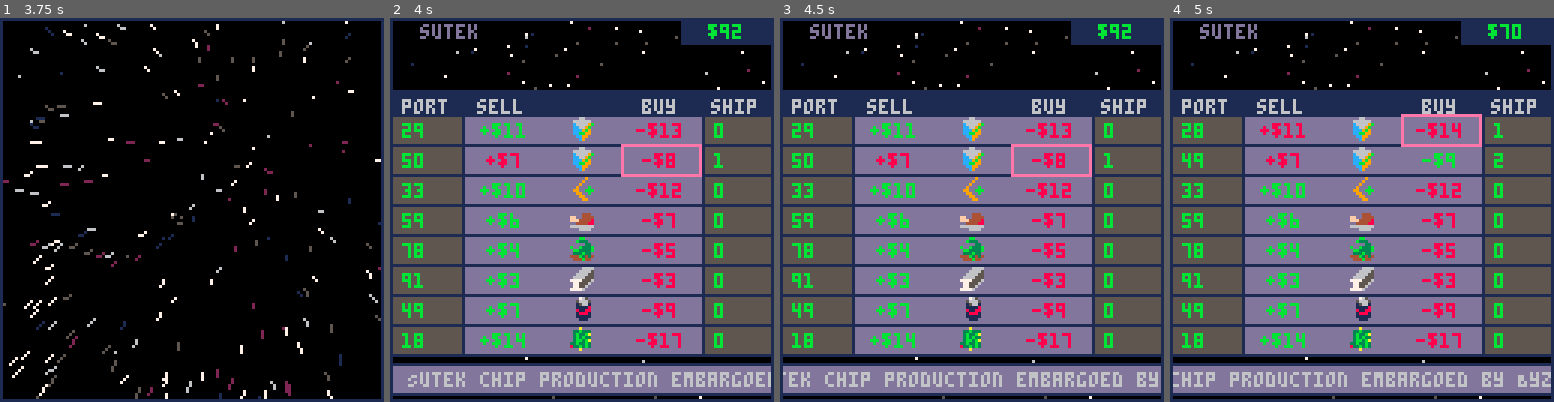
Above: before the commit, frames 1-4 (left to right).
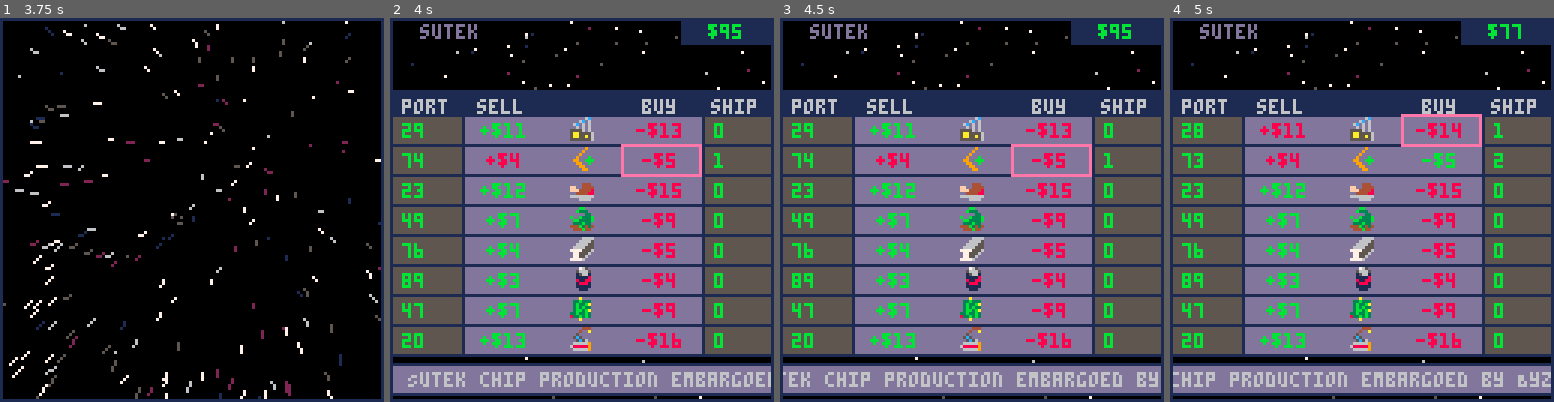
Above: after the commit, the same moments.

Repository: Sewerbird/Picotrader
Game: PICO-8 cartridge picotrade.p8
Same seed, same stepped clock (60 frames per second), same inputs: the game is played once before the commit and once after it.
Inputs:
- Up to frame 1 (3.75 s): tap X (X key) at 0.33, 1.07, 1.85, 2.97 s; tap O (Z key) at 0.7, 1.7, 2.1, 2.5, 2.9, 3.3, 3.7 s; hold Right 1.6-2.1 s; hold Up 2.15-2.42 s; hold Right 2.47-3.03 s; hold Left 3.08-3.58 s; hold Down from 3.63 s (still down)
- Up to frame 2 (4 s): release Down at 3.97 s
- Up to frame 3 (4.5 s): hold Right from 4.02 s (still down); tap X (X key) at 4.08 s; tap O (Z key) at 4.1 s
- Up to frame 4 (5 s): tap O (Z key) at 4.5, 4.9 s; release Right at 4.68 s; hold Up from 4.73 s (still down)

Frame 1 is identical in both runs. In frame 2, 2.8% of the frame differs, in the area x 3-92%, y 2-87%; in frame 3, 2.8%; in frame 4, 2.8%.

Commit message:
Update some sprites. Make planet scene specks work as sprites instead (more useful)

Diff:
--- a/constants.lua
+++ b/constants.lua
@@ -1,18 +1,18 @@
 -- GLOBALS & CONSTANTS
 
 game_state = nil
-trade_good_keys = {"sundries", "doodads", "boomerangs", "meat", "salad", "steel", "cola", "chips"}
+trade_good_keys = {"sundries", "boomerangs", "meat", "salad", "steel", "cola", "chips", "doodads"}
 trade_goods = {
   sundries = {sprite_id = 1},
-  doodads = {sprite_id = 1},
   boomerangs = {sprite_id = 2},
   meat = {sprite_id = 3},
   salad = {sprite_id = 4},
   steel = {sprite_id = 5},
   cola = {sprite_id = 6},
   chips = {sprite_id = 7},
+  doodads = {sprite_id = 8},
 }
-planet_keys = {"durruti", "sutek", "vera cruz", "byzantium II", "aragon"}
+planet_keys = {"durruti", "sutek", "vera cruz", "byzantium", "aragon"}
 planet_info = {
   durruti = {
     map_x = 64, map_y = 96, map_r = 3, map_c = 12, up="aragon",
@@ -23,15 +23,15 @@
     name = "sutek", owner = "the hazat", overview = "a suburban planet recently\ncolonized by house hazat",
   },
   ['vera cruz'] = {
-    map_x = 72, map_y = 50, map_r = 3, map_c = 12, left="byzantium II", down="sutek",
+    map_x = 72, map_y = 50, map_r = 3, map_c = 12, left="byzantium", down="sutek",
     name = "vera cruz", owner = "the hazat", overview = "a wet, pine world notable\nfor its tech industry",
   },
-  ['byzantium II'] = {
+  byzantium = {
     map_x = 64, map_y = 64, map_r = 3, map_c = 12, up= "vera cruz", right= "vera cruz", down="aragon",
     name = "byzantium secundus", owner = "neutral", overview = "the throne world of the \nimperium,it is the largest\n market in the galaxy",
   },
   aragon= {
-    map_x = 64, map_y = 80, map_r = 3, map_c = 12, up="byzantium II", right="sutek", down="durruti",
+    map_x = 64, map_y = 80, map_r = 3, map_c = 12, up="byzantium", right="sutek", down="durruti",
     name = "aragon", owner = "the hazat", overview = "the home of house hazat, and\nis a rich agricultural planet",
   },
 }
--- a/gamestate.lua
+++ b/gamestate.lua
@@ -4,7 +4,7 @@
   return {
     day_of_simulation = 0,
     current_planet_scene = "warpspace",
-    destination_planet_scene = "byzantium II",
+    destination_planet_scene = "durruti",
     active_interface = "root_interface",
     player = {
       wallet_balance = 100,
@@ -25,14 +25,14 @@
           {x= 127, y= 90, r= 80, c = 15}, --sunlit horizon
           {x= 130, y= 95, r= 80, c = 4} --shadowed planet
         },
-        specks = times(function()
+        sprites = times(function()
           local t = rnd()
           local u = rnd() + rnd()
           local r = u
           if r > 1 then
             r = 2 - u
           end
-          return {x= flr((80-2)*r*cos(t)+(127)), y= flr((80-2)*r*sin(t)+(90)), c= 0, r= 1}
+          return {spr= 0, x= flr((80-2)*r*cos(t)+(127)), y= flr((80-2)*r*sin(t)+(90)), c= 0, r= 1}
         end, 200)
       }
     },
@@ -71,7 +71,7 @@
         label = "vera cruz",
       }
     },
-    ["byzantium II"] = {
+    byzantium = {
       ticker = 0,
       wallet_balance = 1000,
       tax_rate = 20,
@@ -79,7 +79,7 @@
       production = { sundries = 10, doodads = 15, boomerangs = 2, meat = 3, salad = 2, steel = 4, cola = 8, chips = 7 },
       consumption = { sundries = 5, doodads = 5, boomerangs = 5, meat = 5, salad = 5, steel = 5, cola = 5, chips = 5 },
       picture = {
-        label = "byzantium II",
+        label = "byzantium",
         suns = {{x= 64, y= 64, r= 6, c= 7, c1= 7, c2= 7}},
         planets = {
           {x= 64, y= 145, r= 80, c = 6}, --sunlit horizon
--- a/gfx.lua
+++ b/gfx.lua
@@ -44,11 +44,11 @@
     local l_x = lerp(clamp(ticker,0,60)/60,v.x+127,v.x)
     circfill(l_x, v.y, v.r, v.c)
   end)
-  --Specks
-  each(picture.specks,function(v)
-    -- Specks gets scrolled in from righthand of screen to its position (meant to be on the planet)
+  --Sprites
+  each(picture.sprites,function(v)
+    --Sprites are asssumed to be relative to the planet, so scroll in with it
     local l_x = lerp(clamp(ticker,0,60)/60,v.x+127,v.x)
-    circ(l_x, v.y, v.r, v.c)
+    spr(v.spr, l_x, v.y)
   end)
   -- Name Label
   rectfill(1,1,40,8,0)
--- a/picotrade.p8
+++ b/picotrade.p8
@@ -51,14 +51,14 @@
 end
 
 __gfx__
-00000000000660000000090000000000000bb0000000666600076500000a00000000000000000000000000000000000000000000000000000000000000000000
-0000000006666660000090000000000000b333000006666500566650033b33300000000000000000000000000000000000000000000000000000000000000000
-007007000c66669b000900000000444000000330006666550015661003b33ba00000000000000000000000000000000000000000000000000000000000000000
-000770000cc669b0009000b0ff004444b00b333b066665550011118003b3b3300000000000000000000000000000000000000000000000000000000000000000
-000770000ccc9b9009900bbbfff444480bb3333b777755560081188003bb3ba00000000000000000000000000000000000000000000000000000000000000000
-007007000ccbb990009900b0004444880333b330077555600018881033b33b300000000000000000000000000000000000000000000000000000000000000000
-0000000000cc99000009900066666666444b34340775560000111110833b3b300000000000000000000000000000000000000000000000000000000000000000
-00000000000c900000009900000666600444b4407777600000011100000a00000000000000000000000000000000000000000000000000000000000000000000
+00000000000006c00000090000000000000bb0000000666600076500000a00000000444000000000000000000000000000000000000000000000000000000000
+000000000006c060000090000000000000b333000006666500566650033b3330000400a000000000000000000000000000000000000000000000000000000000
+0050050006c06060000900000000444000000330006666550015661003b33ba00050000000000000000000000000000000000000000000000000000000000000
+0005500000606060009000b0ff004444b00b333b066665550011118003b3b33005c5000000000000000000000000000000000000000000000000000000000000
+000550005555606009900bbbfff444480bb3333b777755560081188003bb3ba0005c560000000000000000000000000000000000000000000000000000000000
+005005005aa55556009900b0004444880333b330077555600018881033b33b300666669000000000000000000000000000000000000000000000000000000000
+000000005aa55a560009900066666666444b34340775560000111110833b3b306888889000000000000000000000000000000000000000000000000000000000
+000000005555555600009900000666600444b4407777600000011100000a00000666669000000000000000000000000000000000000000000000000000000000
 
 
 
